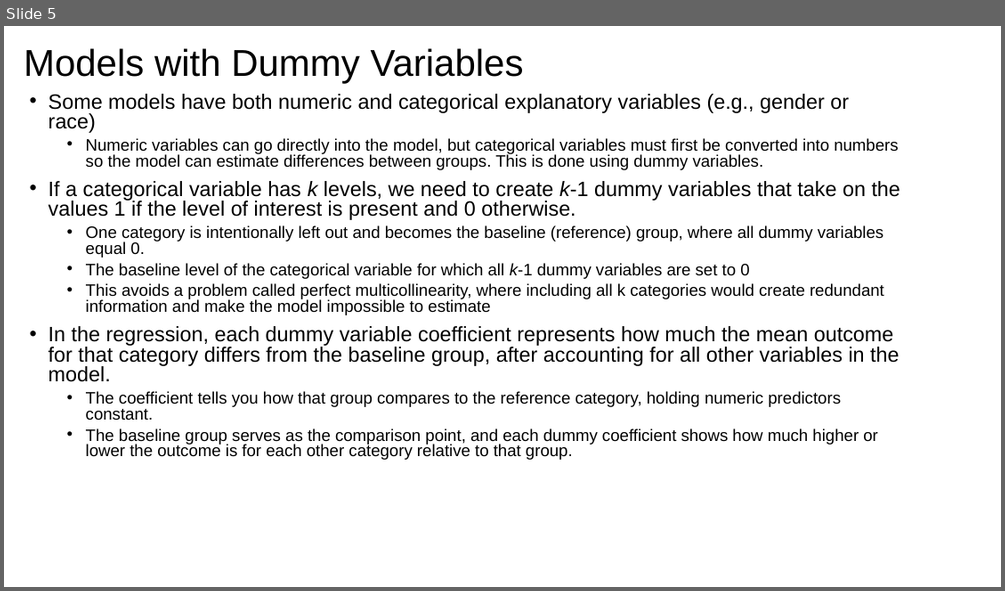
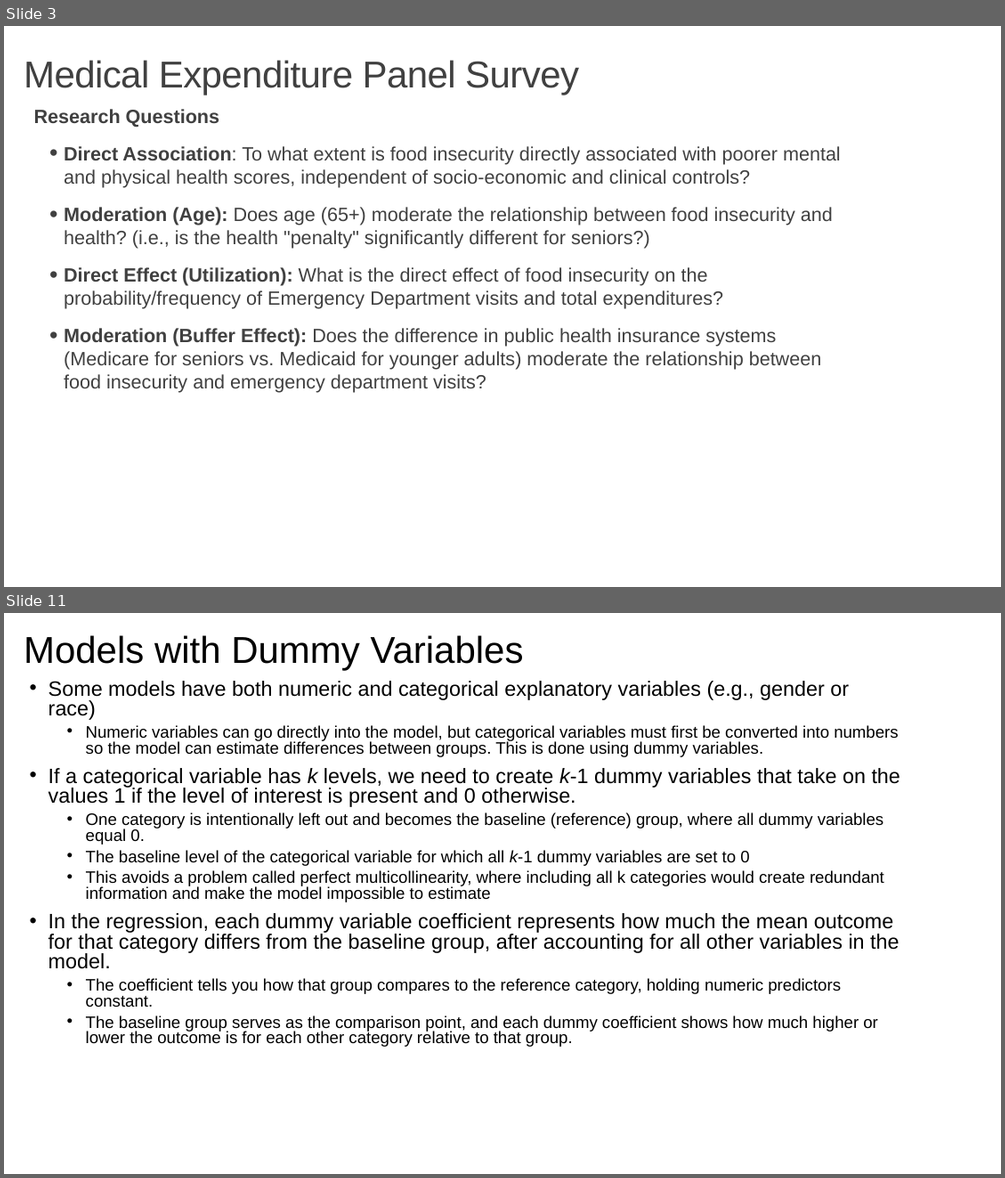
Before and after one commit to issues-osu/statsii-spring2026, a slide deck: slides/dummy/dummy_vars2026.pptx. Shown one above the other, each under a label of ours: slide 5 before the commit, slides 3 and 11 after it; the slides between them are not shown. The pictures are 1005x591 and 1005x1178 pixels, drawn with LibreOffice and Linux fonts; fonts in the diff are those of the drawing. Boxes give left, top, right and bottom in pixels: in the first picture for what was removed or moved away, otherwise in the second. Text is boxed around its words. In the diff, an @@ line names an element or a change of style, - is before the commit and + after.

```diff
--- a/slides/dummy/dummy_vars2026.pptx
+++ b/slides/dummy/dummy_vars2026.pptx
@@ slide 3 added at [4,26,1001,587], background #FFFFFF @@
@@ title added at [24,60,579,95], 36 pt, text #404040 @@
+Medical Expenditure Panel Survey
@@ text added at [34,109,841,393], 18.5 pt, text #404040 @@
+  Research Questions
+• Direct Association: To what extent is food insecurity directly associated with poorer mental and physical health scores, independent of socio-economic and clinical controls?
+• Moderation (Age): Does age (65+) moderate the relationship between food insecurity and health? (i.e., is the health "penalty" significantly different for seniors?)
+• Direct Effect (Utilization): What is the direct effect of food insecurity on the probability/frequency of Emergency Department visits and total expenditures?
+• Moderation (Buffer Effect): Does the difference in public health insurance systems (Medicare for seniors vs. Medicaid for younger adults) moderate the relationship between food insecurity and emergency department visits?
@@ what was slide 5 is now slide 11 @@
```
Also in this commit, not shown: 16 slides changed, 6 other slides added, 3 other files.
